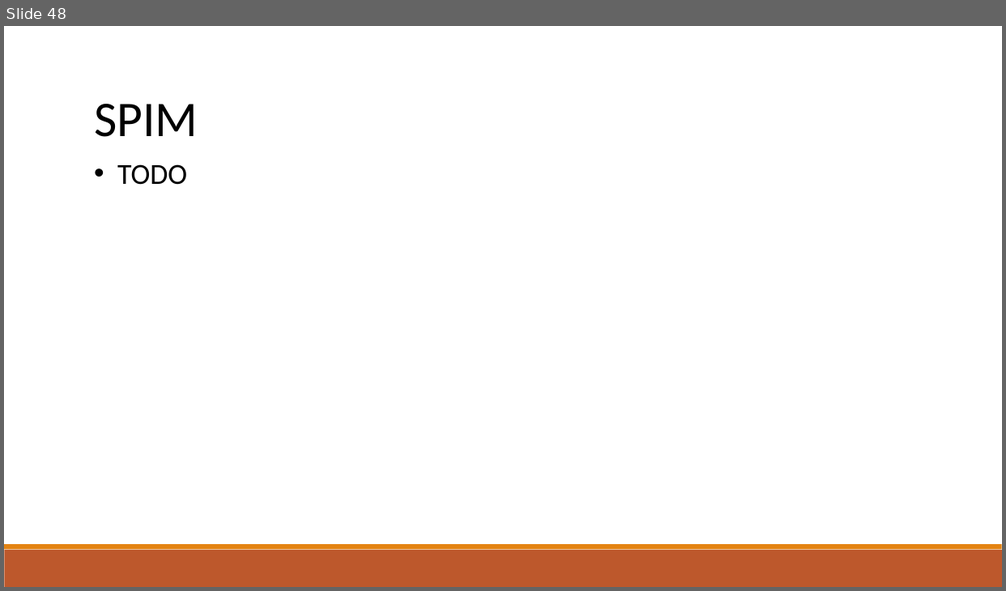
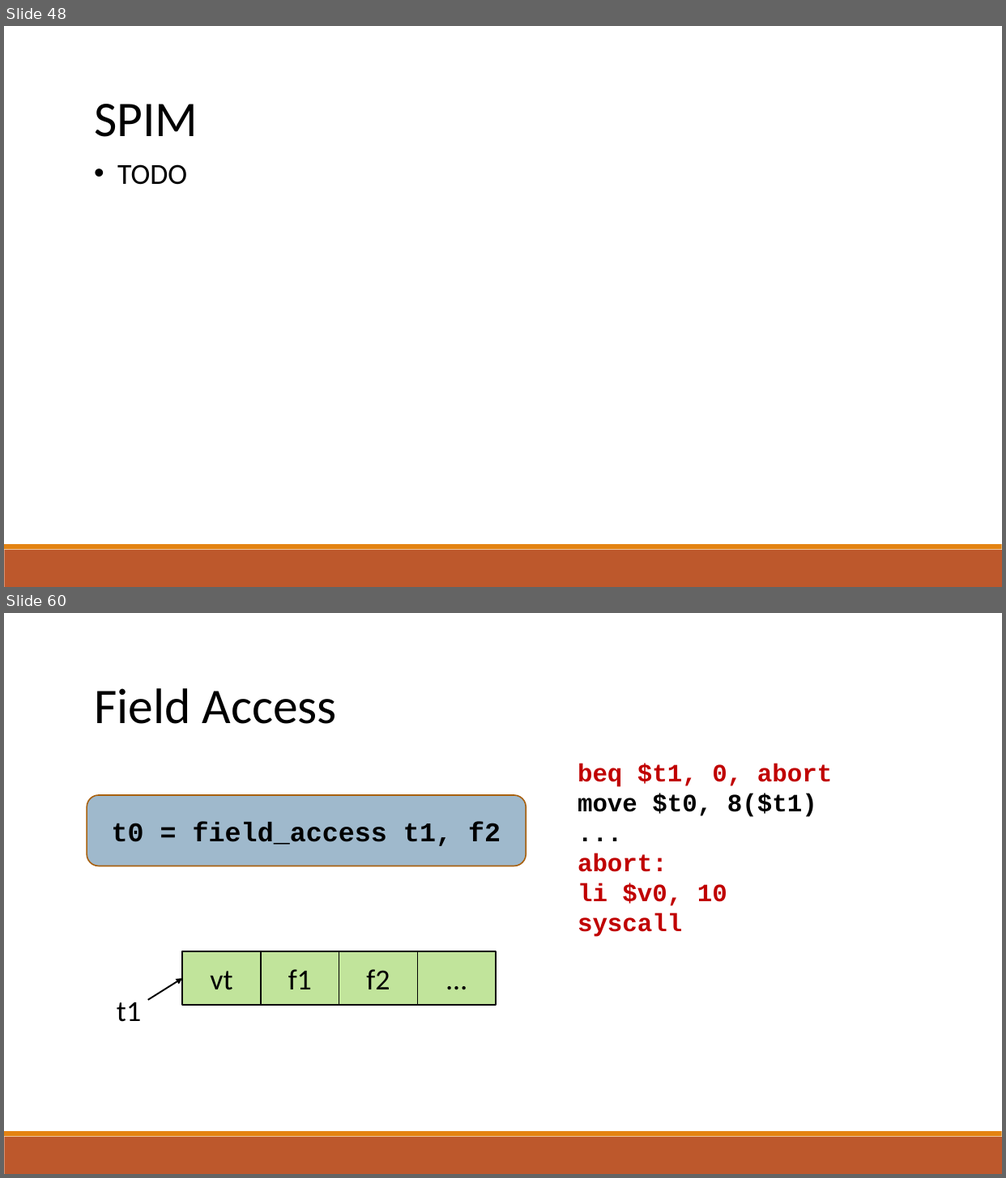
Before and after one commit to raghadzeidan/COMPILATION_TAU_FOR_STUDENTS, a slide deck: new_slides/codegen.pptx. Shown one above the other, each under a label of ours: slide 48 before the commit, slides 48 and 60 after it; the slides between them are not shown. The pictures are 1006x591 and 1006x1178 pixels, drawn with LibreOffice and Linux fonts; fonts in the diff are those of the drawing. Boxes give left, top, right and bottom in pixels: in the first picture for what was removed or moved away, otherwise in the second. Text is boxed around its words. In the diff, an @@ line names an element or a change of style, - is before the commit and + after.

```diff
--- a/new_slides/codegen.pptx
+++ b/new_slides/codegen.pptx
@@ slide 60 added at box(4, 613, 1002, 1174), background #FFFFFF; not listed: 2 template elements that a slide beside it also shows @@
@@ text added at box(94, 688, 337, 724), 48 pt, text #000000 @@
+Field Access
@@ text added at box(577, 764, 832, 937), 24 pt, text #C00000, bold @@
+beq $t1, 0, abort
+move $t0, 8($t1)
+...
+abort:
+li $v0, 10
+syscall
@@ rounded rectangle added at box(87, 796, 526, 867), fill #40749B at 50% opacity, outline #A9610D 1.25 pt, 26 pt, text #000000, bold @@
+t0 = field_access t1, f2
@@ group added at box(182, 952, 496, 1005): 4 rectangles @@
+vt
+f1
+f2
+…
@@ arrow added from (147, 1000) to (182, 978), #000000 1.5 pt @@
@@ text added at box(117, 1003, 141, 1022), 28 pt, text #000000 @@
+t1
```
Also in this commit, not shown: 2 slides changed, 12 other slides added, 1 slide removed, 1 other file.
